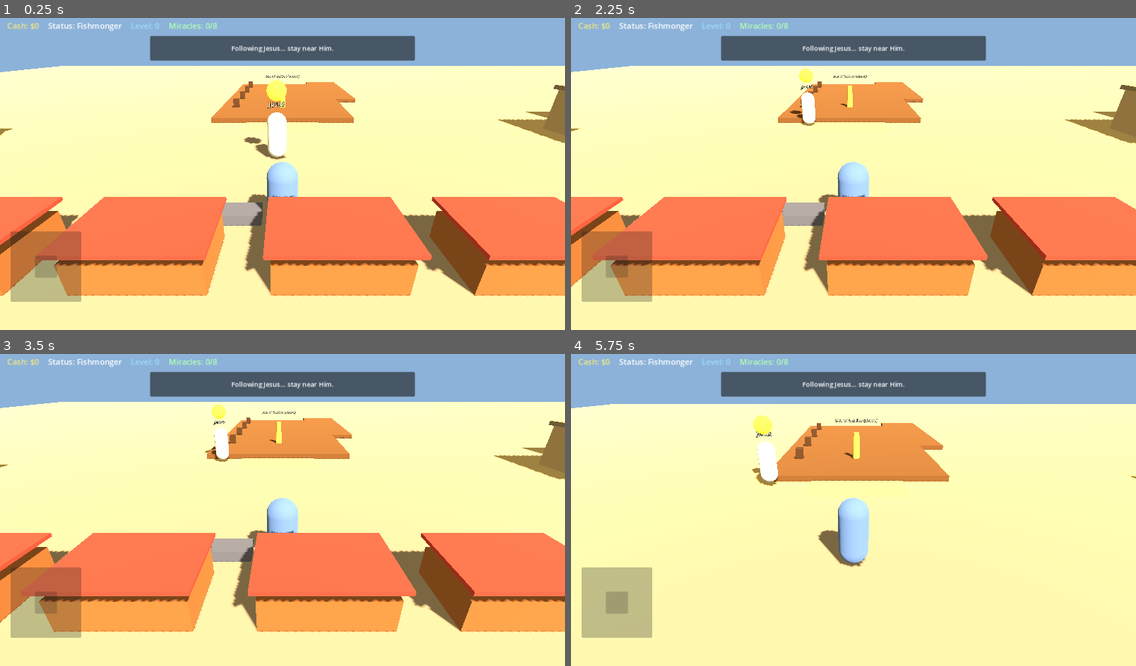
Above: before the commit, frames 1-4 (two rows, left to right).
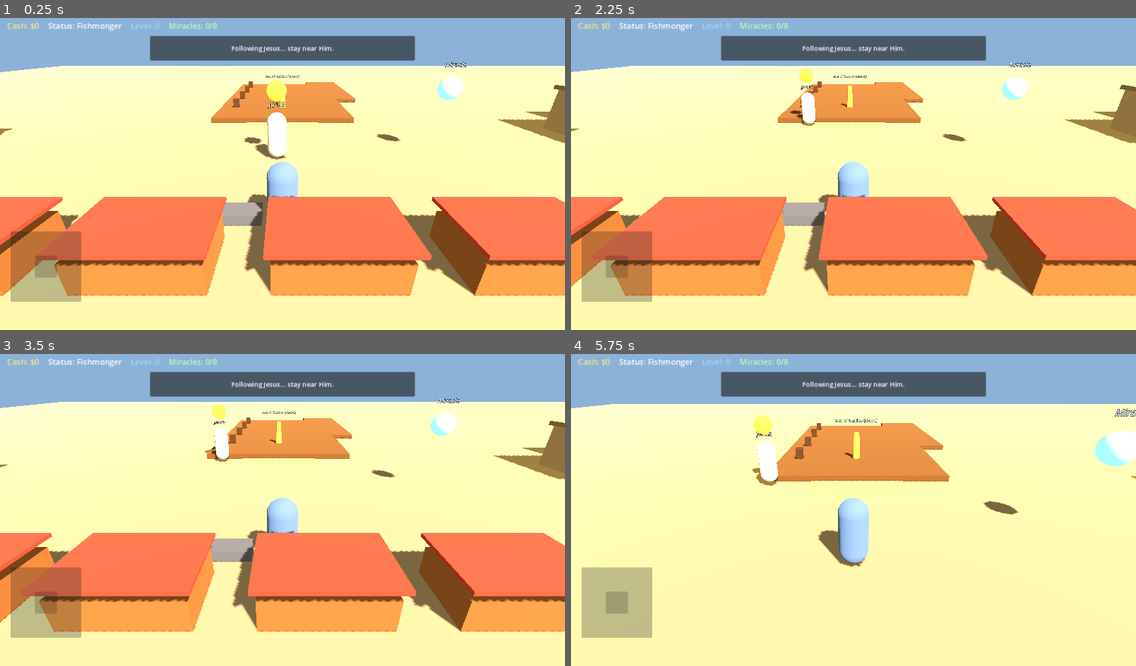
Above: after the commit, the same moments.

Repository: 3lshadai-ux/Infidel-Crusader
Game: Godot game, scene res://scenes/main.tscn
Two runs of this game, one before a commit and one after it. Both use one fixed random seed, a clock stepped at 60 frames per second and the inputs below.
Inputs (mouse positions are in pixels of both pictures, inside the frame that each line leads up to):
- Up to frame 1 (0.25 s): no input
- Up to frame 2 (2.25 s): drag from (627, 276) to (910, 102) at 0.52 s; drag from (740, 186) to (825, 236) at 1.27 s; move the mouse to (910, 102) at 2.02 s; hold D (move_right) from 2.03 s (still down)
- Up to frame 3 (3.5 s): release D (move_right) at 2.75 s; drag from (254, 572) to (113, 460) at 2.77 s
- Up to frame 4 (5.75 s): move the mouse to (1023, 553) at 3.52 s; hold A (move_left) 3.53-4.25 s; drag from (684, 460) to (768, 428) at 4.27 s; tap Enter at 5 s; move the mouse to (881, 506) at 5.02 s; hold S (move_back) from 5.03 s (still down); click (881, 506) at 5.17 s

The runs differ from the first frame. In frame 1, 0.4% of the frame differs, in the area x 66-83%, y 13-40%; in frame 2, 0.4%; in frame 3, 0.4%; in frame 4, 0.9%, in the area x 72-100%, y 17-52%.

Commit message:
feat(encounter): add MiracleEncounter scene stub wiring for Cana showcase

Diff:
--- a/scenes/main.tscn
+++ b/scenes/main.tscn
@@ -1,10 +1,11 @@
-[gd_scene load_steps=7 format=3 uid="uid://bqmain001ic"]
+[gd_scene load_steps=8 format=3 uid="uid://bqmain001ic"]
 
 [ext_resource type="Script" path="res://scripts/city_blockout.gd" id="1_city"]
 [ext_resource type="PackedScene" uid="uid://bqplayer001ic" path="res://scenes/player.tscn" id="2_player"]
 [ext_resource type="PackedScene" uid="uid://bqjesus001ic" path="res://scenes/jesus_npc.tscn" id="3_jesus"]
 [ext_resource type="PackedScene" uid="uid://bqhud001ic" path="res://scenes/ui/hud.tscn" id="4_hud"]
 [ext_resource type="Script" path="res://scripts/map_markers.gd" id="5_map"]
+[ext_resource type="PackedScene" uid="uid://bqmirenc001ic" path="res://scenes/miracle_encounter.tscn" id="6_enc"]
 
 [sub_resource type="Environment" id="Environment_1"]
 background_mode = 1
@@ -37,4 +38,6 @@
 [node name="Jesus" parent="." instance=ExtResource("3_jesus")]
 transform = Transform3D(1, 0, 0, 0, 1, 0, 0, 0, 1, -6, 0.1, 1)
 
+[node name="MiracleEncounter" parent="." instance=ExtResource("6_enc")]
+
 [node name="HUD" parent="." instance=ExtResource("4_hud")]
--- /dev/null
+++ b/scenes/miracle_encounter.tscn
@@ -0,0 +1,38 @@
+[gd_scene load_steps=5 format=3 uid="uid://bqmirenc001ic"]
+
+[ext_resource type="Script" path="res://scripts/miracle_encounter.gd" id="1_enc"]
+
+[sub_resource type="SphereMesh" id="SphereMesh_beacon"]
+radius = 0.4
+height = 0.8
+
+[sub_resource type="StandardMaterial3D" id="StandardMaterial3D_beacon"]
+albedo_color = Color(0.4, 0.7, 1, 1)
+emission_enabled = true
+emission = Color(0.3, 0.6, 1, 1)
+emission_energy_multiplier = 1.6
+
+[sub_resource type="SphereShape3D" id="SphereShape3D_area"]
+radius = 5.5
+
+[node name="MiracleEncounter" type="Node3D" groups=["miracle_encounter"]]
+script = ExtResource("1_enc")
+
+[node name="Beacon" type="MeshInstance3D" parent="."]
+transform = Transform3D(1, 0, 0, 0, 1, 0, 0, 0, 1, 0, 2.6, 0)
+mesh = SubResource("SphereMesh_beacon")
+surface_material_override/0 = SubResource("StandardMaterial3D_beacon")
+
+[node name="Label3D" type="Label3D" parent="."]
+transform = Transform3D(1, 0, 0, 0, 1, 0, 0, 0, 1, 0, 3.4, 0)
+text = "Miracle"
+font_size = 42
+modulate = Color(0.85, 0.9, 1, 1)
+outline_size = 6
+
+[node name="InteractArea" type="Area3D" parent="."]
+monitoring = true
+monitorable = false
+
+[node name="CollisionShape3D" type="CollisionShape3D" parent="InteractArea"]
+shape = SubResource("SphereShape3D_area")
